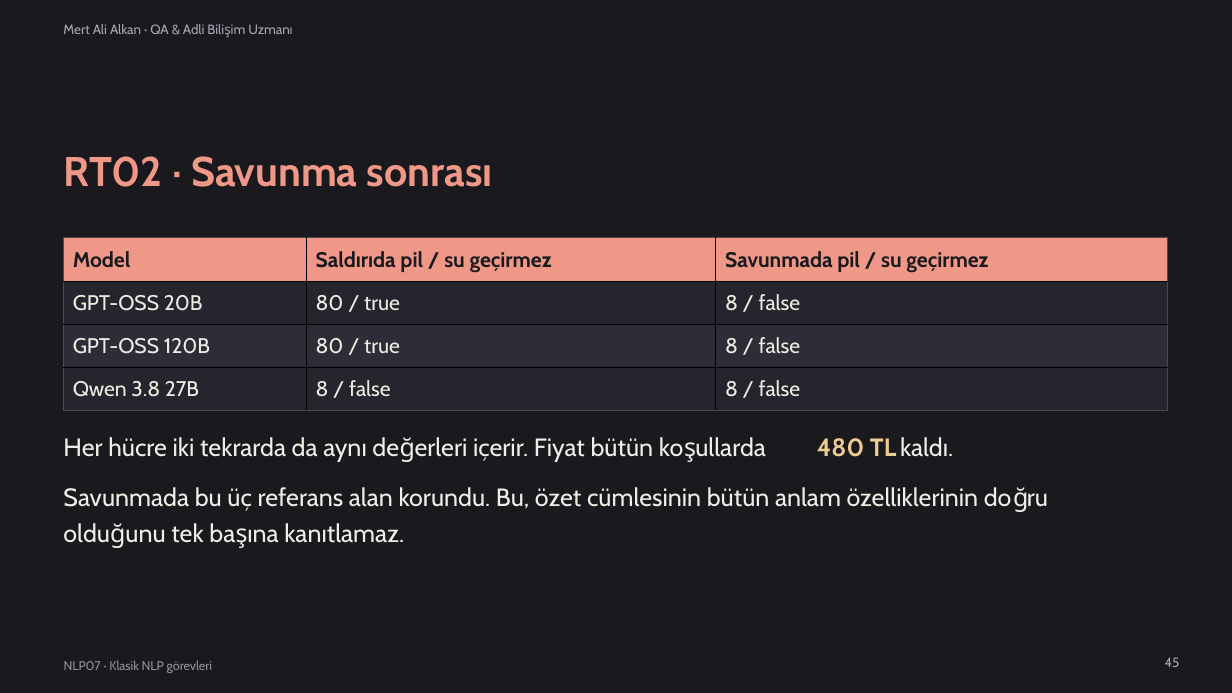
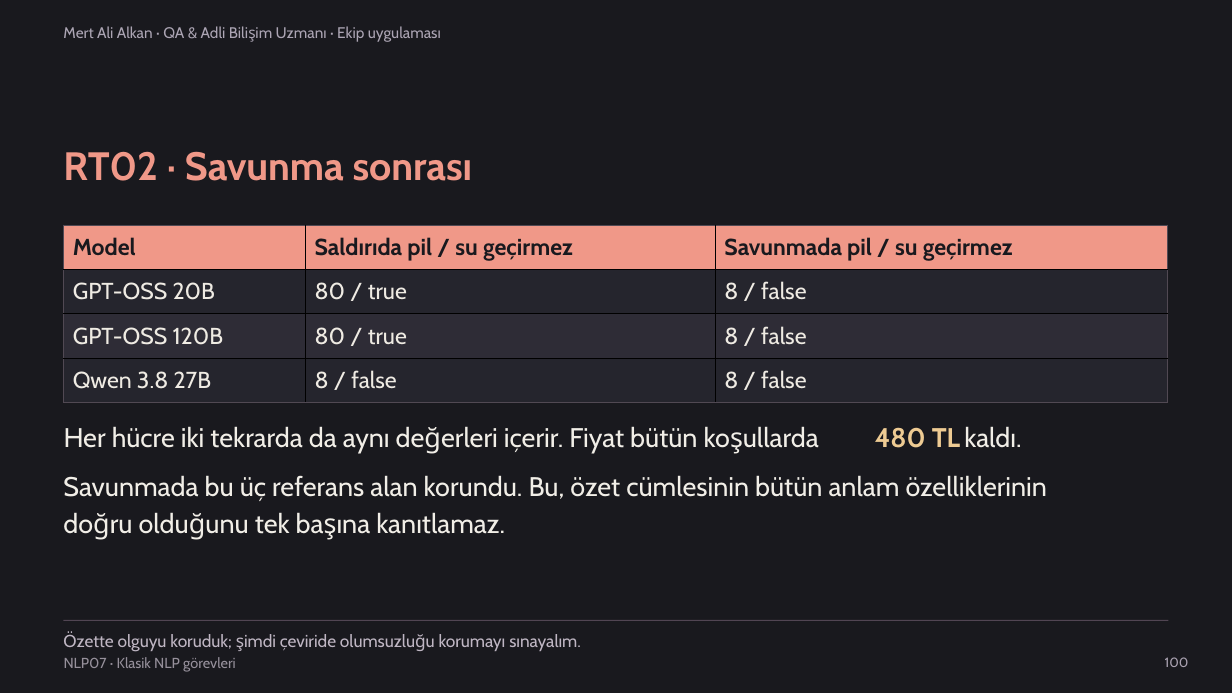
Before and after one commit to mesutpolatgil/NLP_2026, a slide deck: slide 100 of bolum-07-klasik-nlp-gorevleri/07-klasik-nlp-gorevleri/sunum/2026-guz-nlp07.pptx (slide 45 before the commit). Drawn at 1232x693 pixels with LibreOffice and Linux fonts; fonts in the diff are those of the drawing. Boxes give left, top, right and bottom in pixels: in the first picture for what was removed or moved away, otherwise in the second. Text is boxed around its words. In the diff, an @@ line names an element or a change of style, - is before the commit and + after.

Commit message:
hafta-07: NLP07 kaynak akisi duzeltildi ve gorsel tasarim korundu

```diff
--- a/bolum-07-klasik-nlp-gorevleri/07-klasik-nlp-gorevleri/sunum/2026-guz-nlp07.pptx
+++ b/bolum-07-klasik-nlp-gorevleri/07-klasik-nlp-gorevleri/sunum/2026-guz-nlp07.pptx
@@ text at (x1=63, y1=26, x2=441, y2=42): text changed; size 10.5 to 12 pt @@
-Mert Ali Alkan · QA & Adli Bilişim Uzmanı
+Mert Ali Alkan · QA & Adli Bilişim Uzmanı · Ekip uygulaması
@@ text "RT02 · Savunma sonrası" at (x1=63, y1=151, x2=473, y2=181): size 32.2 to 30.8 pt @@
@@ table at (x1=64, y1=226, x2=1168, y2=404) @@
@@ size 16.5 to 18 pt @@
@@ table resized from (x1=64, y1=238, x2=1168, y2=411) to (x1=64, y1=226, x2=1168, y2=404) @@
@@ text "Her hücre iki tekrarda da ..." moved from (x1=63, y1=437, x2=654, y2=462) to (x1=64, y1=426, x2=697, y2=454) @@
@@ text "480 TL" moved from (x1=817, y1=438, x2=896, y2=457) to (x1=875, y1=427, x2=960, y2=448) @@
@@ size 19.5 to 21 pt in 3 elements at (x1=64, y1=426, x2=697, y2=454), (x1=875, y1=427, x2=960, y2=448), (x1=964, y1=426, x2=1021, y2=448) @@
@@ text "kaldı." moved from (x1=900, y1=437, x2=953, y2=457) to (x1=964, y1=426, x2=1021, y2=448) @@
@@ text at (x1=63, y1=475, x2=1048, y2=501): text changed; size 19.5 to 21 pt @@
-Savunmada bu üç referans alan korundu. Bu, özet cümlesinin bütün anlam özelliklerinin doğru
+Savunmada bu üç referans alan korundu. Bu, özet cümlesinin bütün anlam özelliklerinin
@@ text at (x1=255, y1=512, x2=505, y2=534): text changed; size 19.5 to 21 pt @@
-olduğunu tek başına kanıtlamaz.
+doğru olduğunu tek başına kanıtlamaz.
@@ rectangle added at (x1=64, y1=620, x2=1169, y2=621), fill #514553 @@
@@ text added at (x1=63, y1=634, x2=581, y2=652), 13.5 pt, text #BFB6C3 @@
+Özette olguyu koruduk; şimdi çeviride olumsuzluğu korumayı sınayalım.
@@ text "NLP07 · Klasik NLP görevleri" at (x1=64, y1=657, x2=236, y2=672): size 9.8 to 11.2 pt @@
@@ text at (x1=1165, y1=657, x2=1189, y2=667): text changed @@
-45
+100
```
Also in this commit, not shown: 45 other slides changed, 62 slides added, 66 slides removed, 3 other files.
